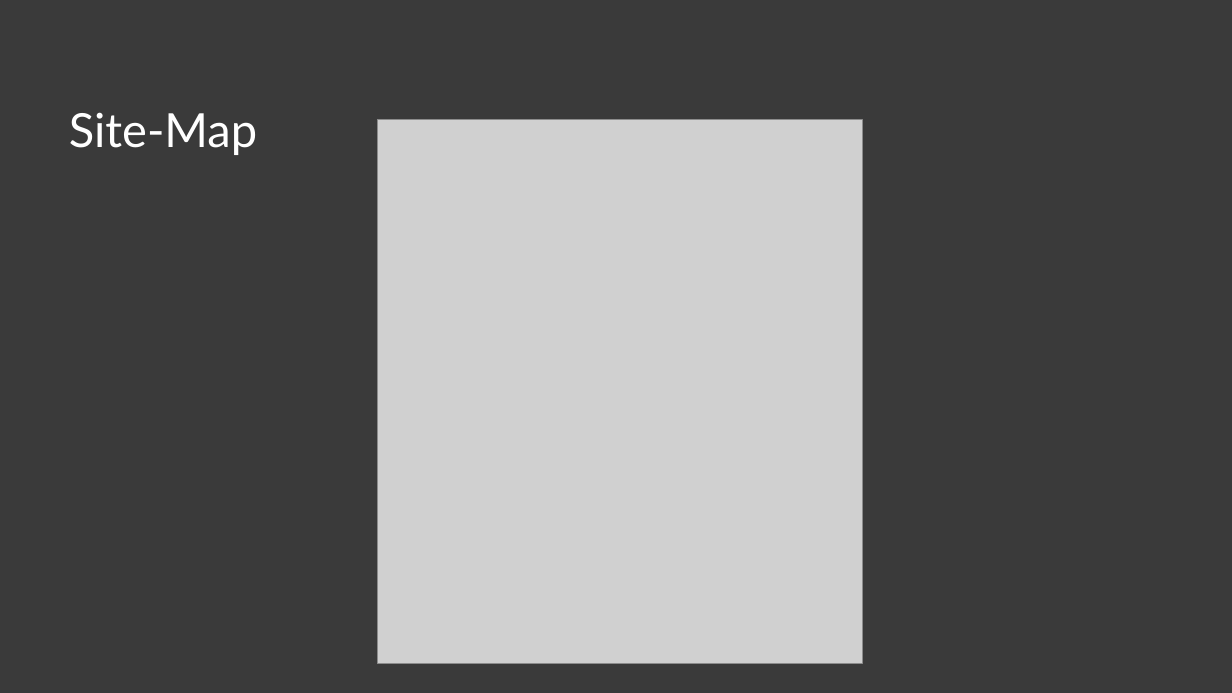
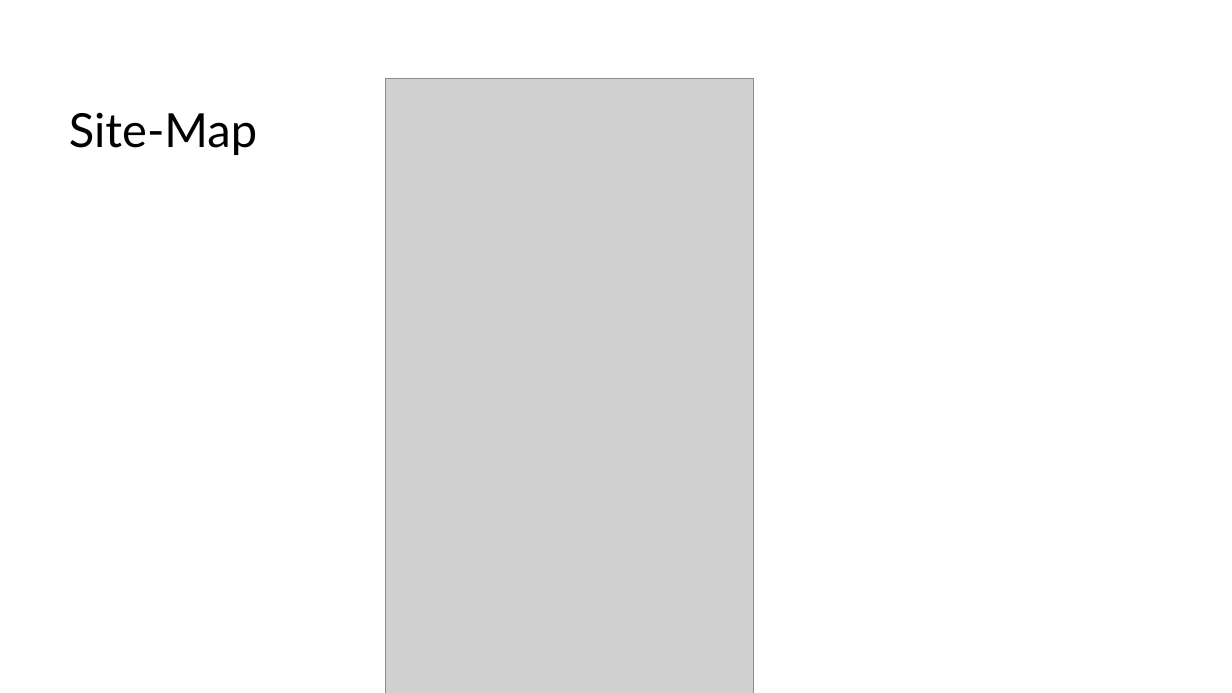
Before and after one commit to Balabababala/shoppingProject, a slide deck: slide 7 of 說明用工具/張允豪 購物網站 專題 ver.0.1.pptx (slide 9 before the commit). Drawn at 1232x693 pixels with LibreOffice and Linux fonts; fonts in the diff are those of the drawing; grey boxes stand for pictures. Boxes give left, top, right and bottom in pixels: in the first picture for what was removed or moved away, otherwise in the second. Text is boxed around its words. In the diff, an @@ line names an element or a change of style, - is before the commit and + after.

```diff
--- a/說明用工具/張允豪 購物網站 專題 ver.0.1.pptx
+++ b/說明用工具/張允豪 購物網站 專題 ver.0.1.pptx
@@ background #3A3A3A to #FFFFFF @@
@@ picture: place and size @@
-picture at [378,120,862,664]
+picture at [386,79,753,693]
@@ text "Site-Map" at [69,112,257,155]: text colour #FFFFFF to #000000 @@
```
Also in this commit, not shown: 19 other slides changed, 2 slides added, 3 slides removed, 36 other files.
